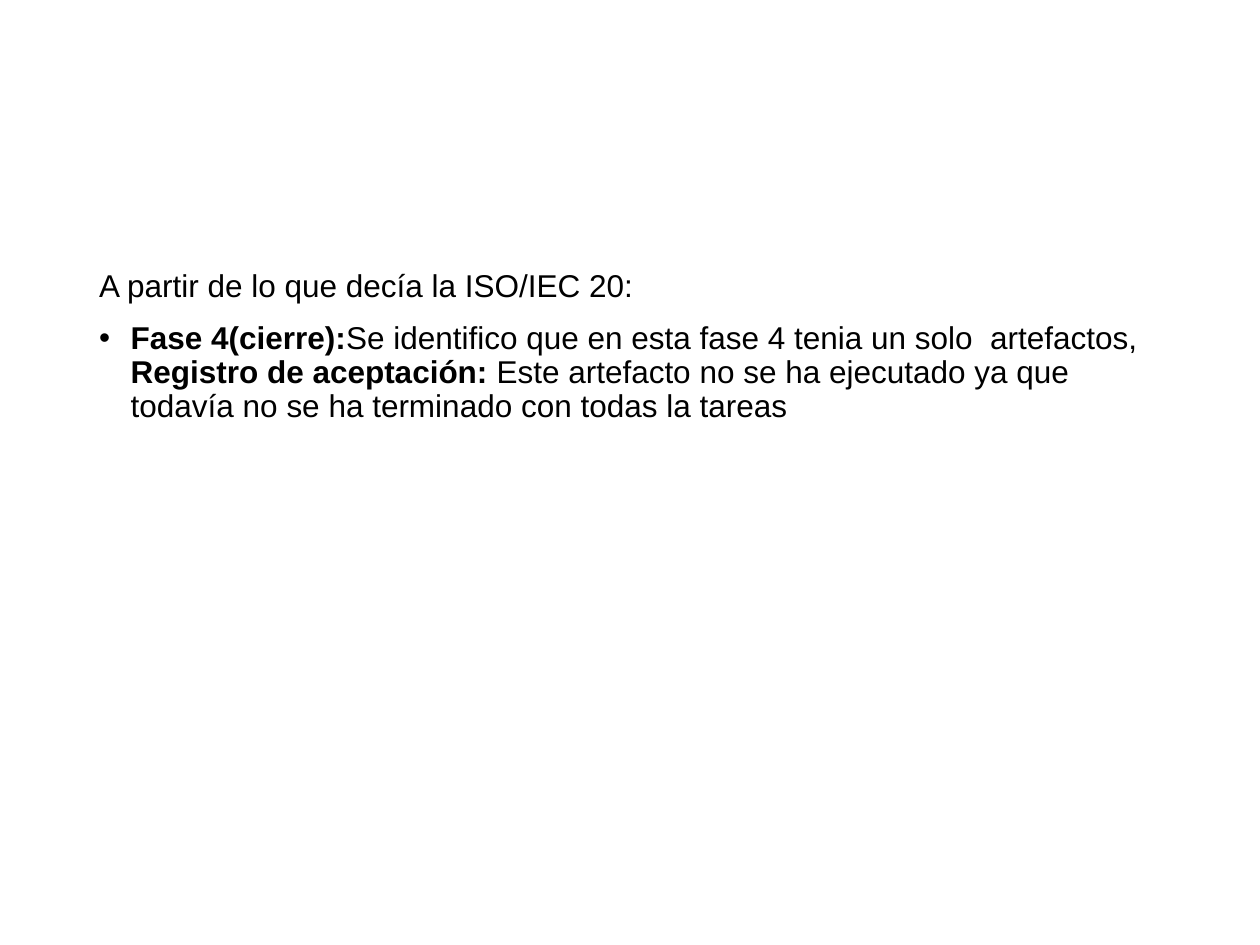
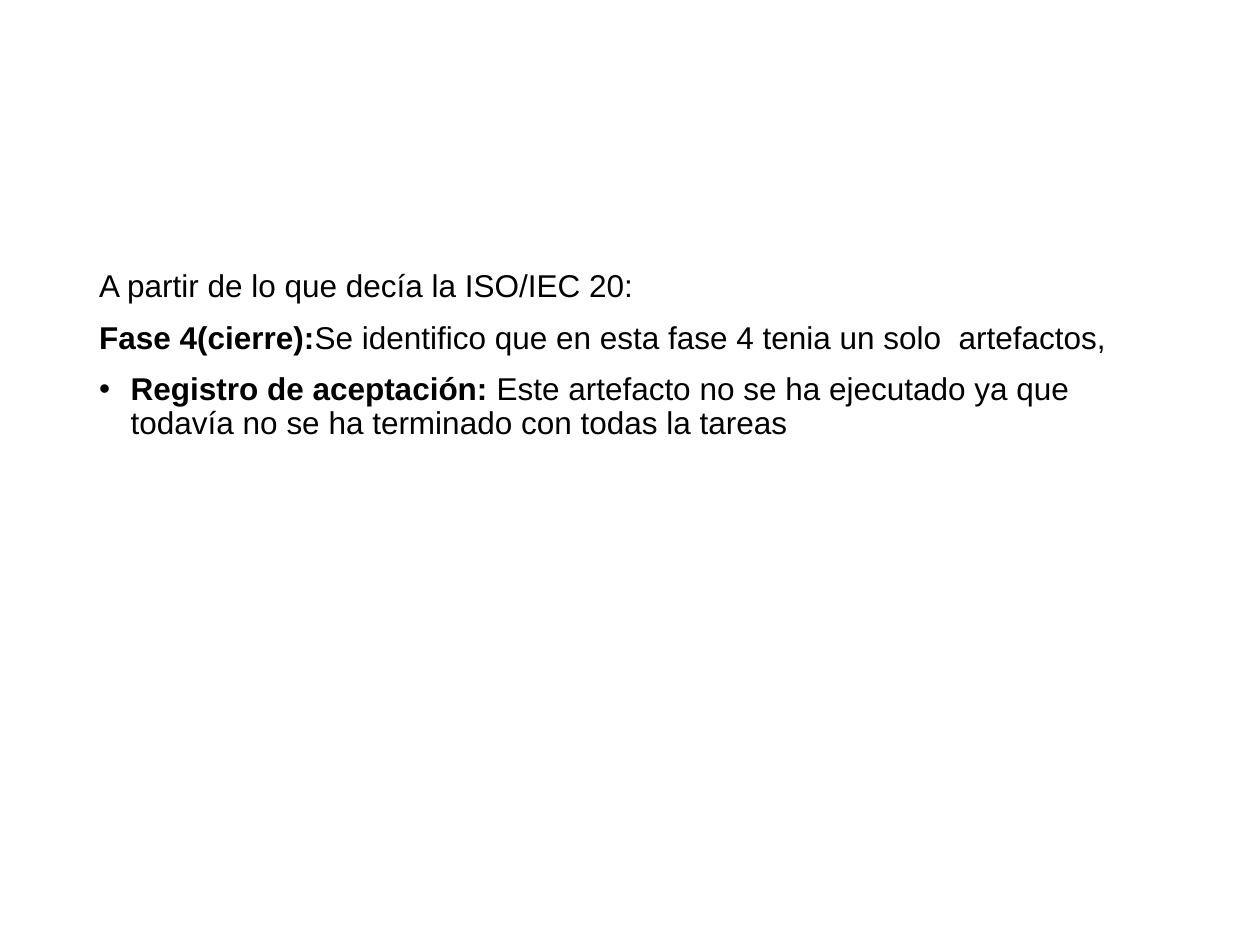
Before and after one commit to cristianpazu/Proyecto-Sanambiente, a slide deck: slide 12 of Documentos de ponencias en eventos y exposiciones/Presentación de la ISO-IEC 29110 a los nuevos integrantes/Exposición ISO-IEC 29110.pptx. Drawn at 1260x945 pixels with LibreOffice and Linux fonts; fonts in the diff are those of the drawing; background and template pictures are left out. Boxes give left, top, right and bottom in pixels: in the first picture for what was removed or moved away, otherwise in the second. Text is boxed around its words. In the diff, an @@ line names an element or a change of style, - is before the commit and + after.

```diff
--- a/Documentos de ponencias en eventos y exposiciones/Presentación de la ISO-IEC 29110 a los nuevos integrantes/Exposición ISO-IEC 29110.pptx
+++ b/Documentos de ponencias en eventos y exposiciones/Presentación de la ISO-IEC 29110 a los nuevos integrantes/Exposición ISO-IEC 29110.pptx
@@ text at bbox=[99, 326, 1106, 435]: text changed @@
-• Fase 4(cierre):Se identifico que en esta fase 4 tenia un solo artefactos, Registro de aceptación: Este artefacto no se ha ejecutado ya que todavía no se ha terminado con todas la tareas
+Fase 4(cierre):Se identifico que en esta fase 4 tenia un solo artefactos,
+• Registro de aceptación: Este artefacto no se ha ejecutado ya que todavía no se ha terminado con todas la tareas
```
Also in this commit, not shown: 3 other slides changed, 1 other file.
